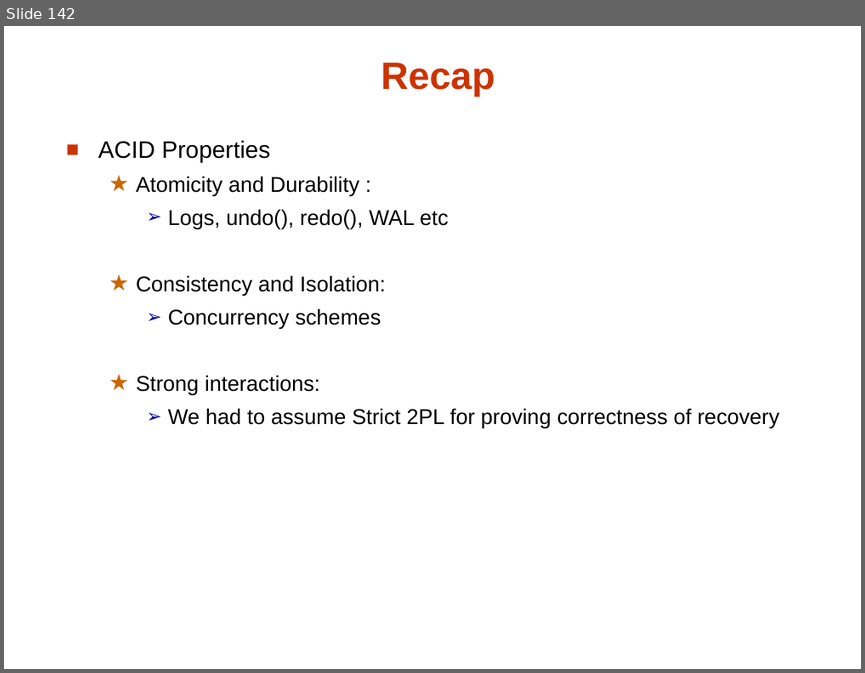
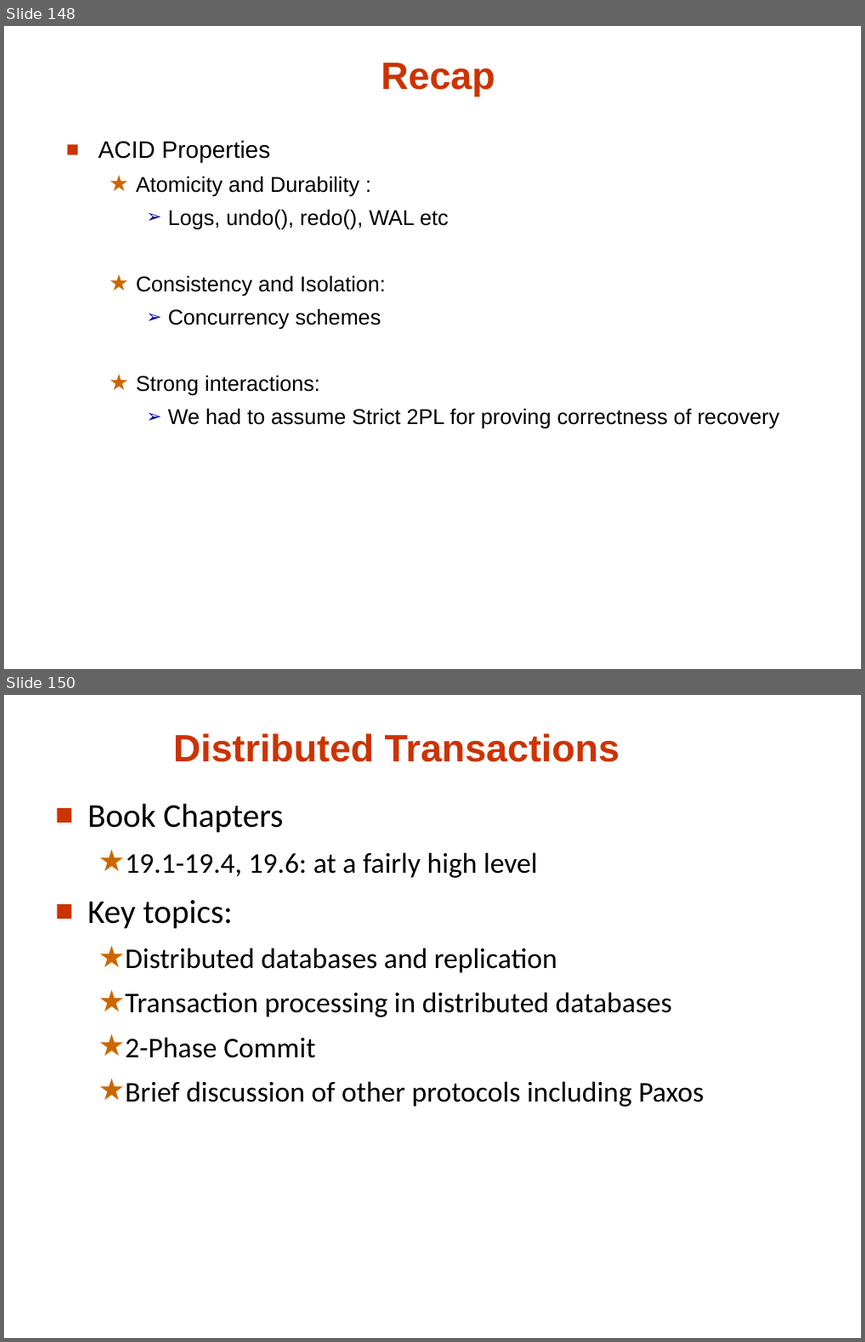
Before and after one commit to umddb/cmsc424-fall2021, a slide deck: Slides/06-Transactions.pptx. Shown one above the other, each under a label of ours: slide 142 before the commit, slides 148 and 150 after it; the slides between them are not shown. The pictures are 865x673 and 865x1342 pixels, drawn with LibreOffice and Linux fonts; fonts in the diff are those of the drawing. Boxes give left, top, right and bottom in pixels: in the first picture for what was removed or moved away, otherwise in the second. Text is boxed around its words. In the diff, an @@ line names an element or a change of style, - is before the commit and + after.

Commit message:
transactions slides updated

```diff
--- a/Slides/06-Transactions.pptx
+++ b/Slides/06-Transactions.pptx
@@ slide 150 added at <box>4,695,861,1338</box>, background #FFFFFF @@
@@ title added at <box>173,733,619,762</box>, 32 pt, text #CC3300, bold @@
+Distributed Transactions
@@ text added at <box>87,803,704,1106</box>, 24 pt, text #000000 @@
+■ Book Chapters
+  ★ 19.1-19.4, 19.6: at a fairly high level
+■ Key topics:
+  ★ Distributed databases and replication
+  ★ Transaction processing in distributed databases
+  ★ 2-Phase Commit
+  ★ Brief discussion of other protocols including Paxos
@@ what was slide 142 is now slide 148 @@
```
Also in this commit, not shown: 14 slides changed, 25 other slides added, 5 slides removed.
